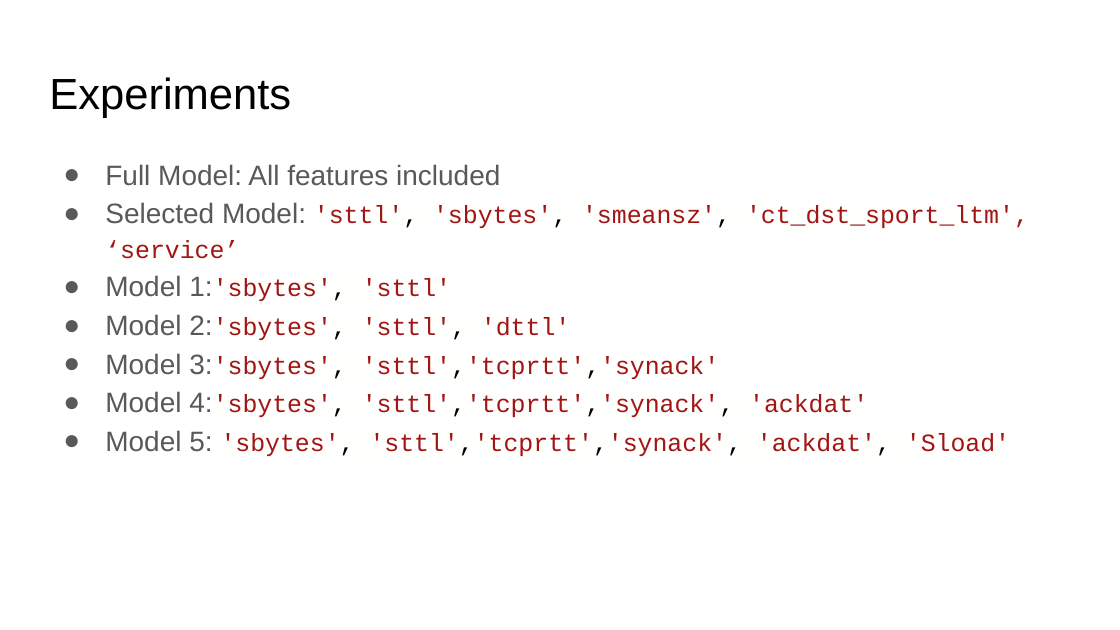
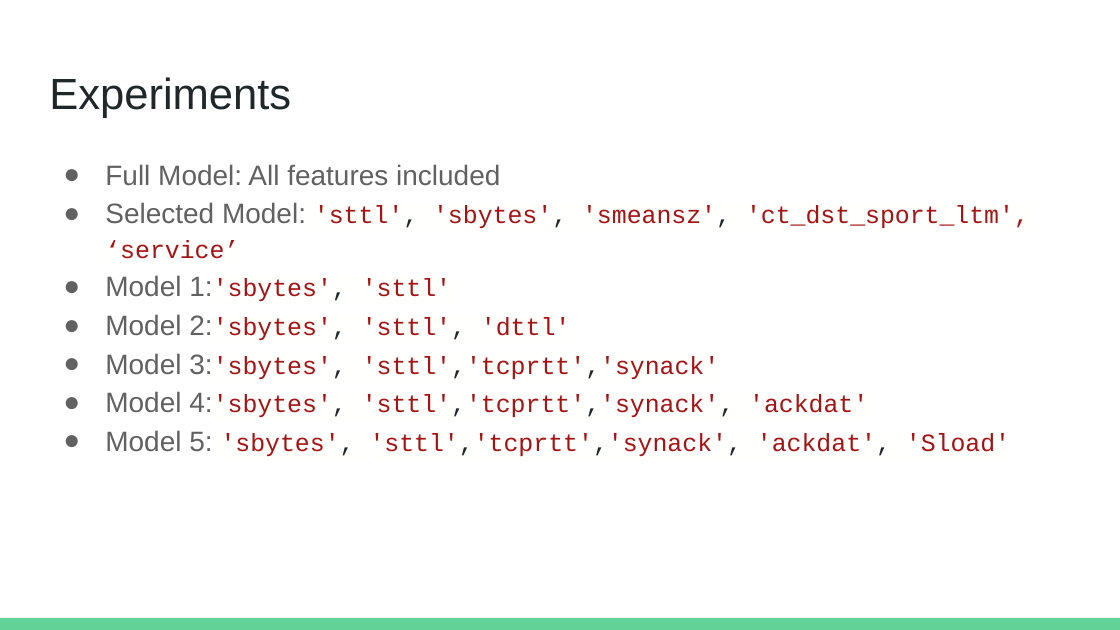
Before and after one commit to rmzn1717/anomaly_detection_project, a slide deck: slide 22 of Unsupervised Anomaly Detection.pptx (slide 17 before the commit). Drawn at 1120x630 pixels with LibreOffice and Linux fonts; fonts in the diff are those of the drawing. Boxes give left, top, right and bottom in pixels: in the first picture for what was removed or moved away, otherwise in the second. Text is boxed around its words. In the diff, an @@ line names an element or a change of style, - is before the commit and + after.

```diff
--- a/Unsupervised Anomaly Detection.pptx
+++ b/Unsupervised Anomaly Detection.pptx
@@ title "Experiments" at (x1=49, y1=77, x2=291, y2=118): text colour #000000 to #202729 @@
@@ text "Full Model: All features included" at (x1=105, y1=164, x2=1029, y2=456): text colour #595959 to #616161 in "Full Model: All features included", "Selected Model:", "Model 1:'sbytes',", "Model 2:'sbytes'," and 3 more places; text colour #000000 to #202729 in "'sttl', 'sbytes', 'smeansz',", "1:'sbytes',", "2:'sbytes', 'sttl',", "3:'sbytes', 'sttl','tcprtt','synack'" and 2 more places; bullet colour #595959 to #616161 @@
@@ rectangle added at (x1=0, y1=618, x2=1120, y2=630), fill #63D297 @@
```
Also in this commit, not shown: 21 other slides changed, 13 slides added, 3 slides removed, 1 other file.
